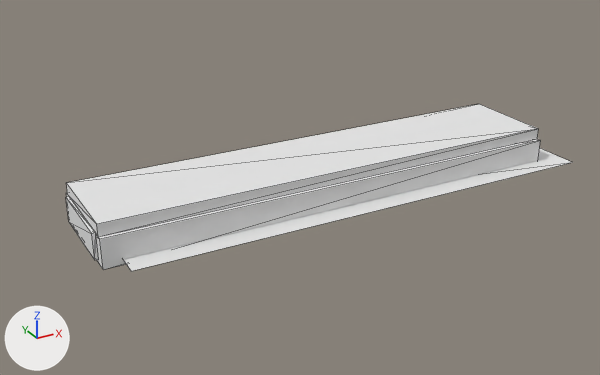
An edit to the OBJ model game/models/log3.obj, drawn before and after from the same camera.
One viewpoint serves both versions: a 50 mm lens placed at (-2.33, -3.98, 1.9), pointed at (-0.15, -0.01, -0.08). Every picture has the same lights, and +X, +Y and +Z are marked at lower left. The picture after the commit comes second. Mesh edges are drawn as thin lines. Where no turn or scale is listed for an object, it has been applied to the vertices.

Names of what the first picture shows: 'log3'.
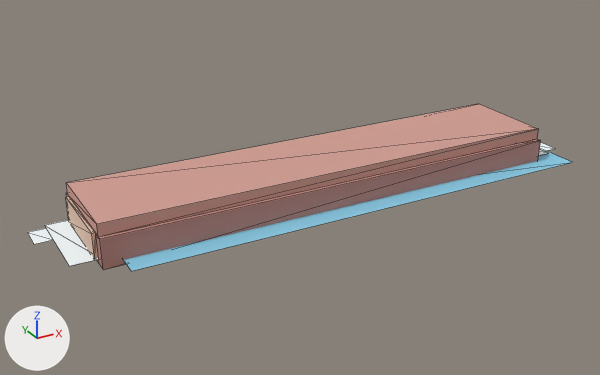
The change, as a list of edits to the scene's bpy script:
```text
Change mat_log_shadow:
    mat_log_shadow.base_color: (0.8, 0.8, 0.8) -> (0.25, 0.6, 0.8)  # white #e7e7e7 -> cyan #89cbe7
Change mat_log_side:
    mat_log_side.base_color: (0.8, 0.8, 0.8) -> (0.5, 0.24, 0.21)  # white #e7e7e7 -> pink #bc867e
Change mat_log_top:
    mat_log_top.base_color: (0.8, 0.8, 0.8) -> (0.64, 0.34, 0.29)  # white #e7e7e7 -> pink #d19e93
Change mat_log_end:
    mat_log_end.base_color: (0.8, 0.8, 0.8) -> (0.74, 0.52, 0.4)  # white #e7e7e7 -> beige #dfbfaa
Add mat_foam:
    mat_foam = principled_material('foam')
    mat_foam.base_color = (0.9, 0.97, 1.0)  # white #f3fcff
    mat_foam.roughness = 1.0
Change me_log3:
    used by ob_log3; location = (0.0, 0.0, 0.0)
    verts and faces of me_log3; kept vertices keep their numbers, new ones are numbered from 36
    remove me_log3.from_pydata(...)  # 36 vertices, 50 faces; spans x -1.46..1.62, y -0.45..0.32, z -0.14..0.1
    add me_log3.from_pydata(...)  # 52 vertices, 58 faces; spans x -1.69..1.69, y -0.45..0.32, z -0.14..0.1
    me_log3 part 1
    add verts[36] = (-1.59, 0.26, -0.11)  # pixel (44, 225)
    add verts[37] = (-1.59, -0.26, -0.11)  # pixel (69, 266)
    add verts[38] = (1.43, 0.26, -0.11)
    add verts[39] = (1.43, -0.26, -0.11)
    add for new, old in zip([*range(40, 44)], [*range(36, 40)]): verts[new] = verts[old] + (0.16, 0.0, 0.0)
    add verts[44] = (-1.69, 0.22, -0.11)  # pixel (27, 232)
    add verts[45] = (-1.69, 0.06, -0.11)  # pixel (33, 244)
    add verts[46] = (1.59, -0.06, -0.11)
    add verts[47] = (1.59, -0.22, -0.11)  # pixel (544, 151)
    add for new, old in zip([*range(48, 52)], [*range(44, 48)]): verts[new] = verts[old] + (0.1, 0.0, 0.0)
    add faces += [(36, 37, 41), (36, 41, 40), (44, 45, 49), (44, 49, 48), (38, 39, 43), (38, 43, 42)]  # mat_foam (white #f3fcff)
    add faces += [(46, 47, 51), (46, 51, 50)]  # mat_foam (white #f3fcff)
    add me_log3.materials.append(mat_foam)  # white #f3fcff
```

Location of each change, (x1, y1, x2, y2) in pixels of the pictures (600 x 375 px):
'log3', recoloured, reshaped (white to pink, 8% wider): before (66, 104, 573, 271); after (27, 104, 573, 271)
part 1 of me_log3, added: after (27, 142, 555, 266)
